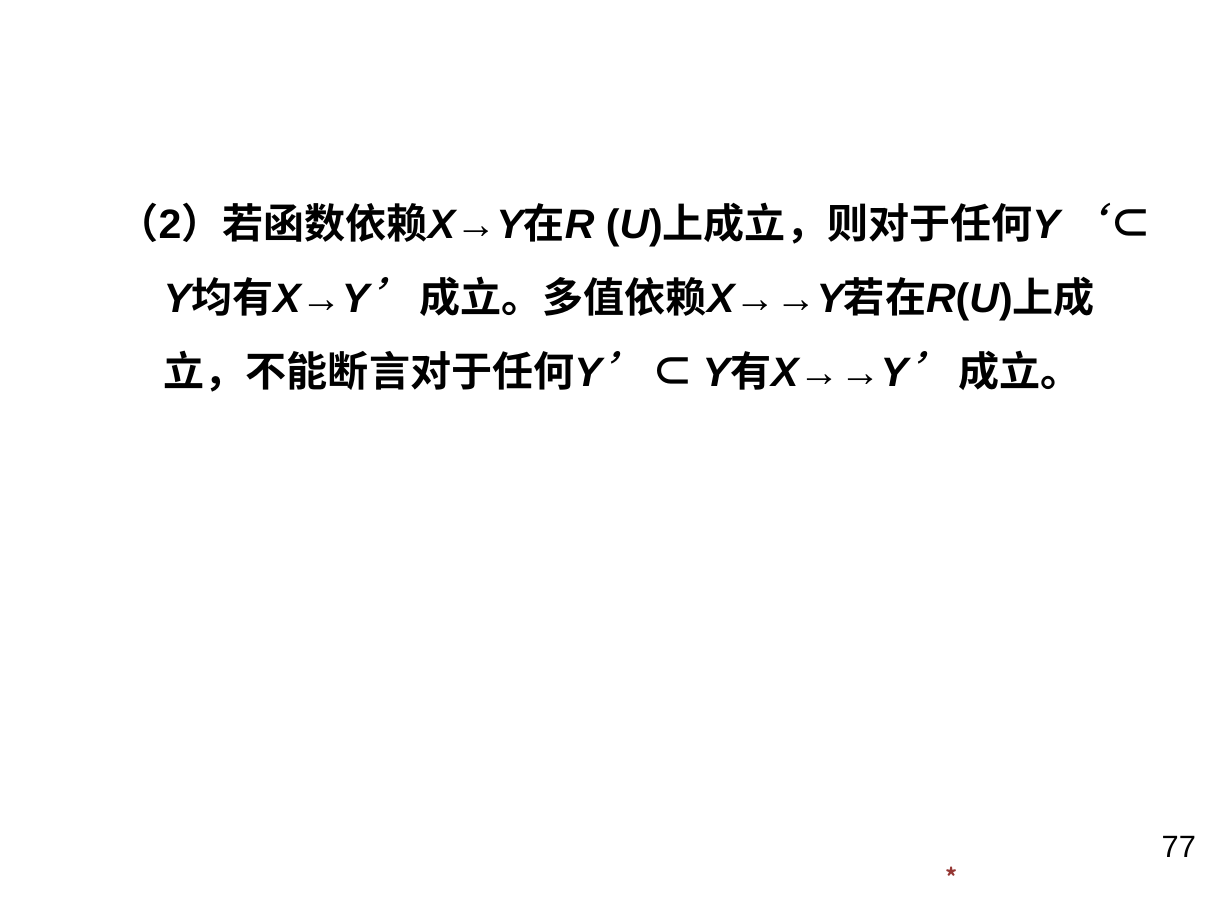
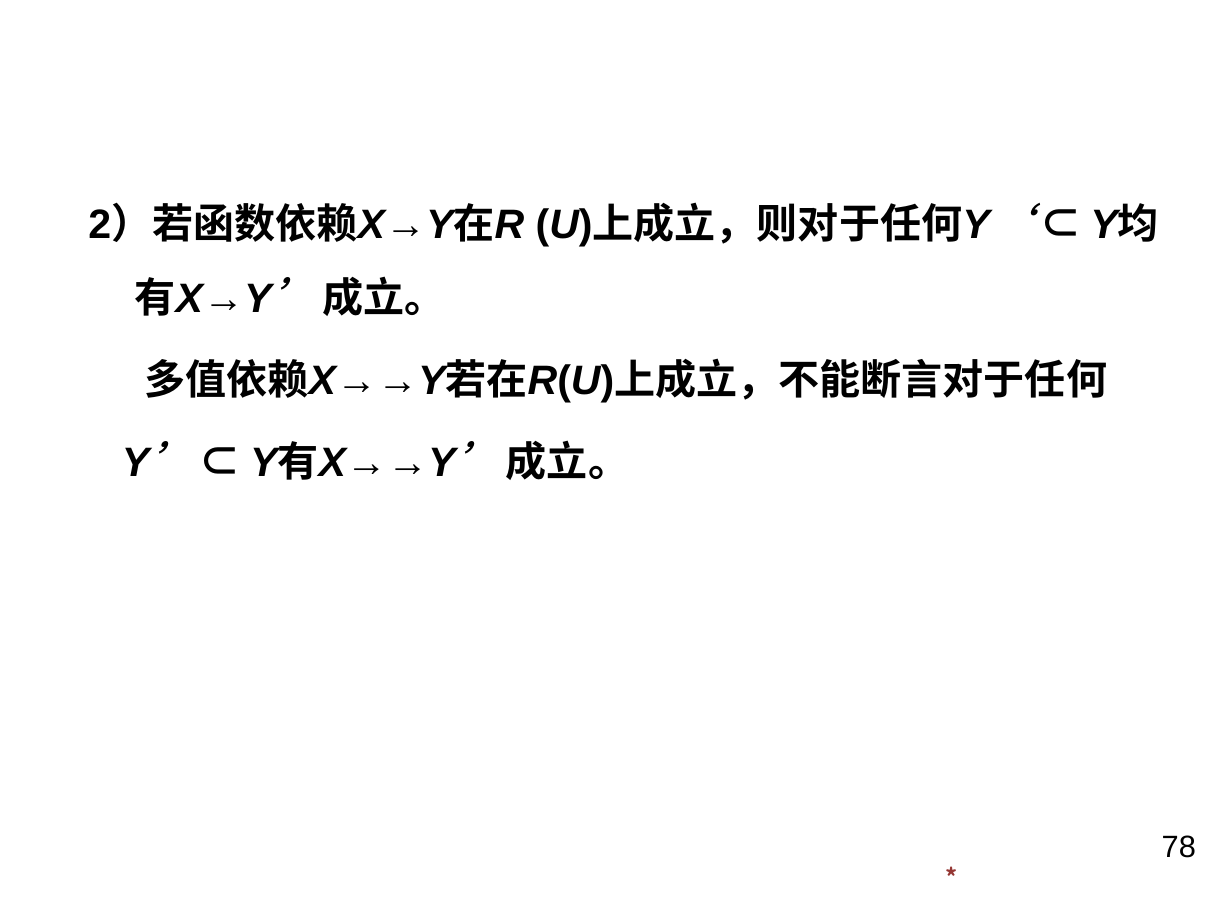
Before and after one commit to BlueVegetable/kejian, a slide deck: slide 78 of 数据库系统/第6章.pptx (slide 77 before the commit). Drawn at 1232x924 pixels with LibreOffice and Linux fonts; fonts in the diff are those of the drawing; background and template pictures are left out. Boxes give left, top, right and bottom in pixels: in the first picture for what was removed or moved away, otherwise in the second. Text is boxed around its words. In the diff, an @@ line names an element or a change of style, - is before the commit and + after.

```diff
--- a/数据库系统/第6章.pptx
+++ b/数据库系统/第6章.pptx
@@ text at [88, 206, 1107, 480]: text changed @@
-  （2）若函数依赖X→Y在R (U)上成立，则对于任何Y‘ ⊂ Y均有X→Y’ 成立。多值依赖X→→Y若在R(U)上成立，不能断言对于任何Y’ ⊂ Y有X→→Y’ 成立。
+  2）若函数依赖X→Y在R (U)上成立，则对于任何Y‘ ⊂ Y均有X→Y’ 成立。
+  多值依赖X→→Y若在R(U)上成立，不能断言对于任何
+  Y’ ⊂ Y有X→→Y’ 成立。
@@ page number at [1162, 835, 1196, 858]: text changed @@
-77
+78
```
Also in this commit, not shown: 57 other slides changed, 1 slide added, 15 other files.
